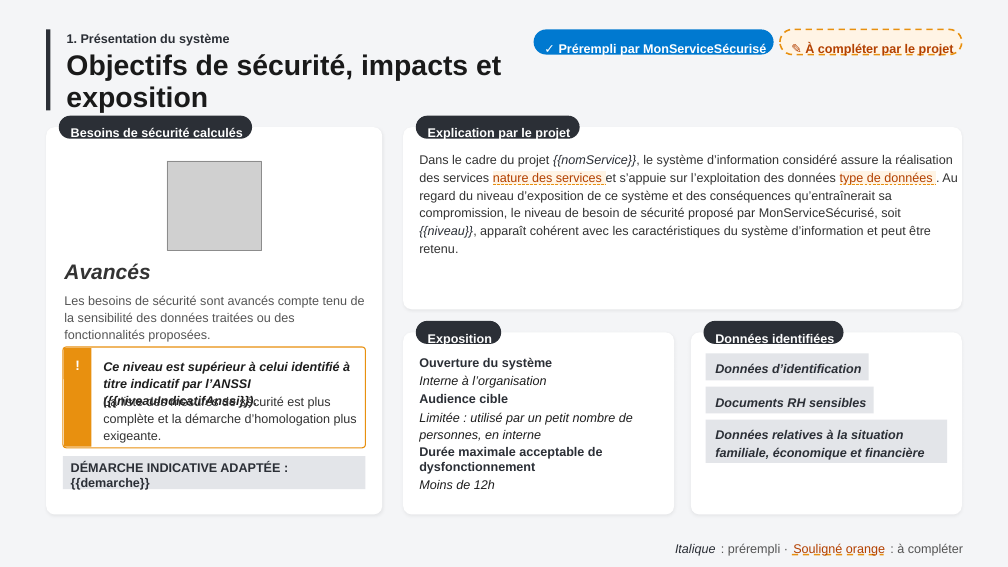
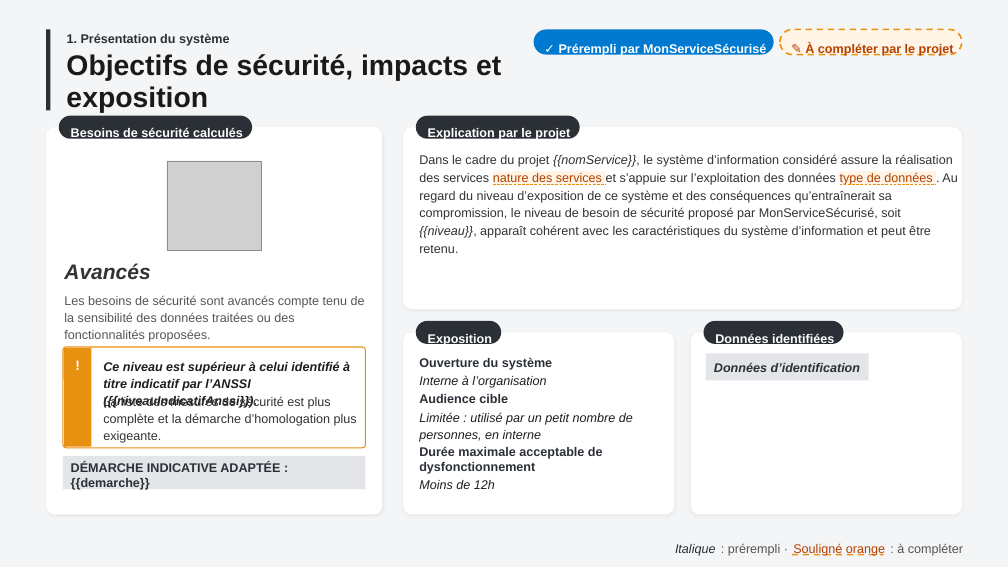
Before and after one commit to betagouv/mon-service-securise, a slide deck: slide 10 of src/vuesPowerpoint/supportCommissionHomologation.pptx. Drawn at 1008x567 pixels with LibreOffice and Linux fonts; fonts in the diff are those of the drawing; grey boxes stand for pictures. Boxes give left, top, right and bottom in pixels: in the first picture for what was removed or moved away, otherwise in the second. Text is boxed around its words. In the diff, an @@ line names an element or a change of style, - is before the commit and + after.

Commit message:
[PPTX] Affiche les données identifiées en pastilles disposées en flux
La police des pastilles se réduit jusqu'à 14 pt si elles débordent
de la carte ; au-delà, les dernières sont regroupées en « et N autres ».

```diff
--- a/src/vuesPowerpoint/supportCommissionHomologation.pptx
+++ b/src/vuesPowerpoint/supportCommissionHomologation.pptx
@@ rectangle removed at <box>706,387,873,413</box> @@
@@ text in rectangle at <box>714,362,860,372</box>: text added @@
+Données d’identification
@@ text removed at <box>715,364,861,373</box> @@
-Données d’identification
@@ text removed at <box>715,398,866,407</box> @@
-Documents RH sensibles
@@ rectangle removed at <box>706,420,947,463</box> @@
@@ text removed at <box>715,430,924,460</box> @@
-Données relatives à la situation familiale, économique et financière
```
Also in this commit, not shown: 7 other files.
